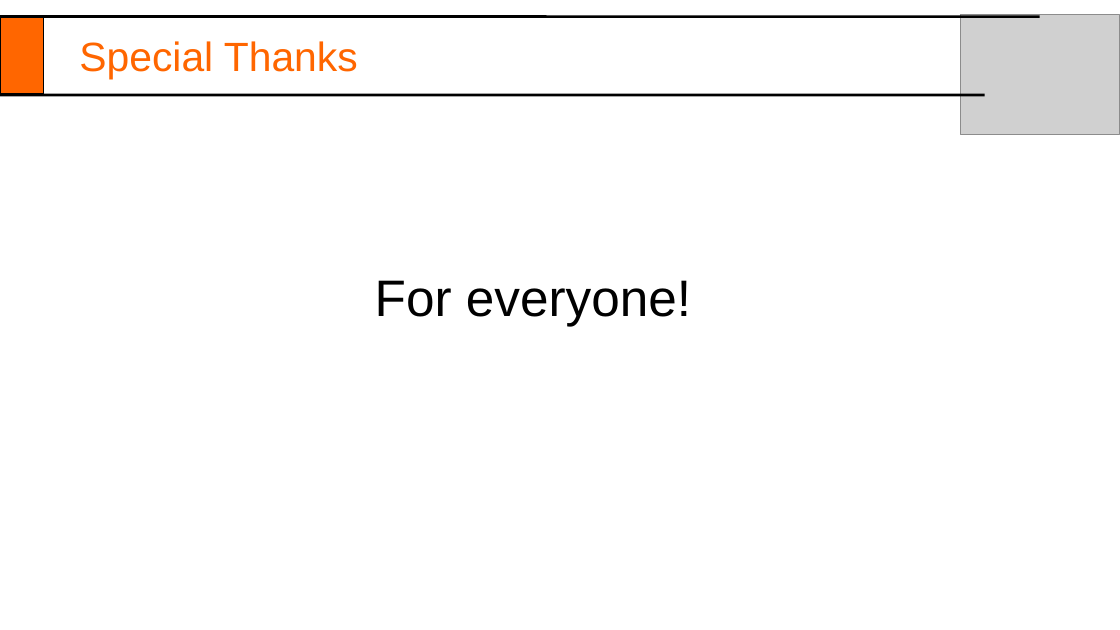
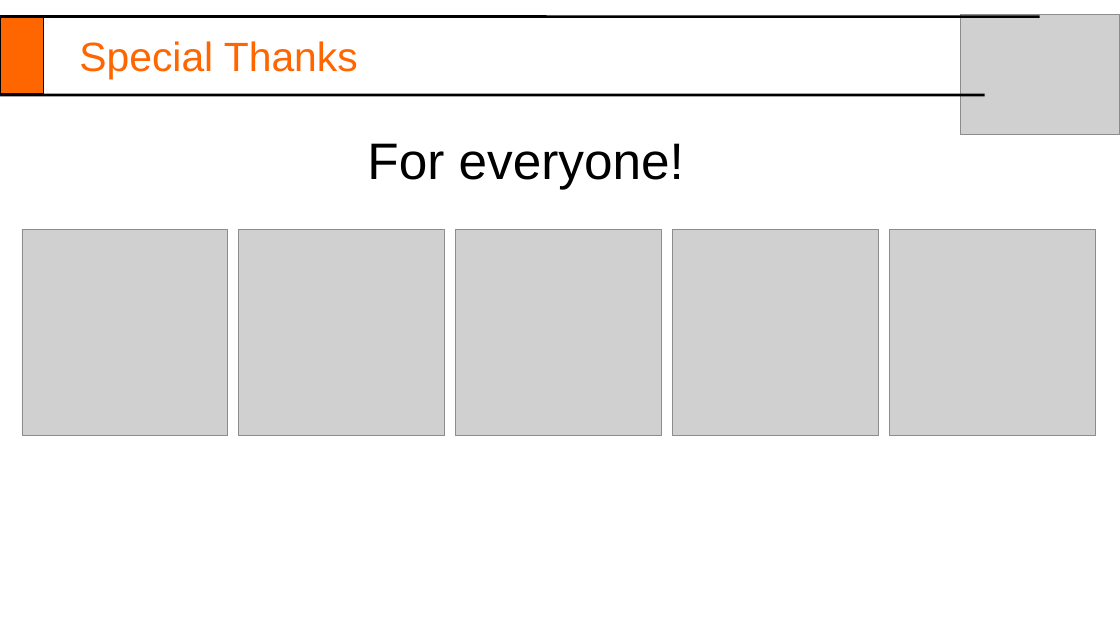
Before and after one commit to orsi1917/LabJournal, a slide deck: slide 13 of Labjournal4.ppt. Drawn at 1120x630 pixels with LibreOffice and Linux fonts; fonts in the diff are those of the drawing; grey boxes stand for pictures. Boxes give left, top, right and bottom in pixels: in the first picture for what was removed or moved away, otherwise in the second. Text is boxed around its words. In the diff, an @@ line names an element or a change of style, - is before the commit and + after.

```diff
--- a/Labjournal4.ppt
+++ b/Labjournal4.ppt
@@ title "For everyone!": place and size @@
-title "For everyone!" at [375, 280, 691, 326]
+title "For everyone!" at [367, 143, 684, 189]
@@ picture added at [22, 229, 228, 435] @@
@@ picture added at [238, 229, 444, 435] @@
@@ picture added at [456, 229, 662, 435] @@
@@ picture added at [673, 229, 878, 435] @@
@@ picture added at [889, 229, 1095, 435] @@
```
Also in this commit, not shown: 5 other slides changed, 4 slides added, 4 slides removed.
